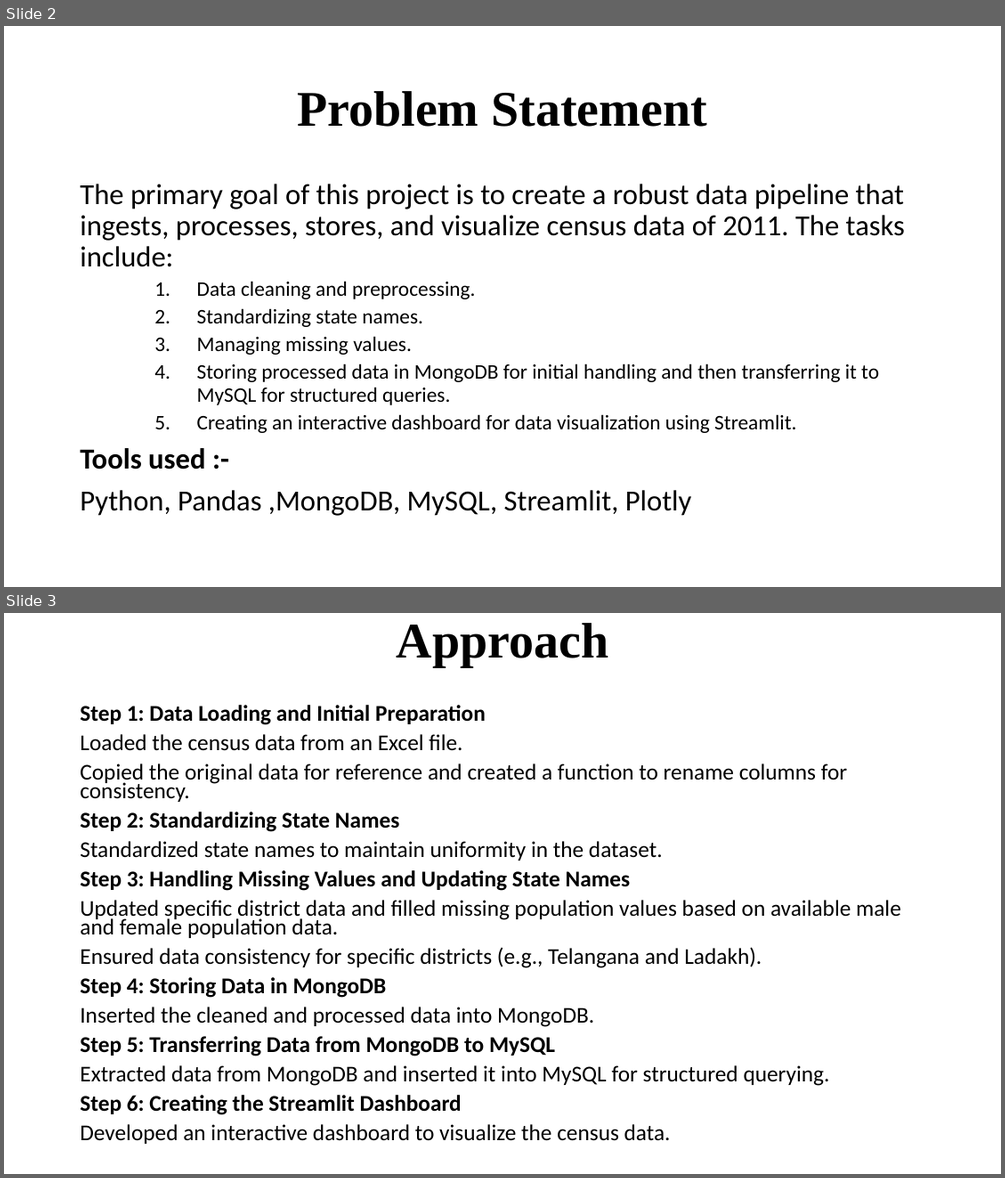
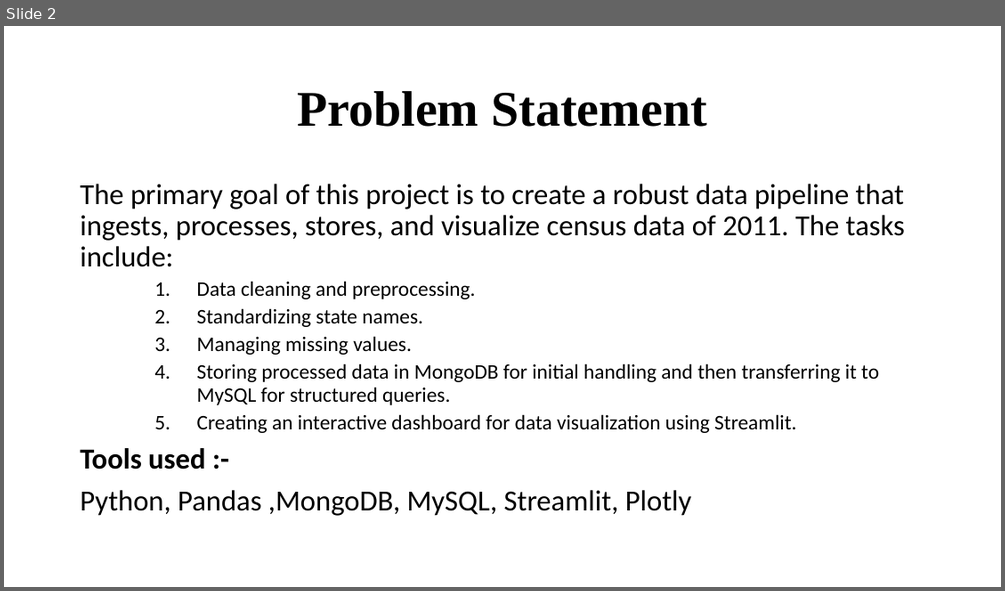
Before and after one commit to DeviEngineer2007/Census2011, a slide deck: Census Data Engineering Project_final.pptx. Shown one above the other, each under a label of ours: slides 2 and 3 before the commit, slide 2 after it. The pictures are 1005x1178 and 1005x591 pixels, drawn with LibreOffice and Linux fonts; fonts in the diff are those of the drawing. Boxes give left, top, right and bottom in pixels: in the first picture for what was removed or moved away, otherwise in the second. Text is boxed around its words. In the diff, an @@ line names an element or a change of style, - is before the commit and + after.

Commit message:
Census Data Pipelline PPT for presentation

```diff
--- a/Census Data Engineering Project_final.pptx
+++ b/Census Data Engineering Project_final.pptx
@@ slide 3 removed at box(4, 613, 1001, 1174), background #FFFFFF @@
@@ title removed at box(396, 623, 608, 666) @@
-Approach
@@ text removed at box(80, 705, 901, 1143) @@
-Step 1: Data Loading and Initial Preparation
-Loaded the census data from an Excel file.
-Copied the original data for reference and created a function to rename columns for consistency.
-Step 2: Standardizing State Names
-Standardized state names to maintain uniformity in the dataset.
-Step 3: Handling Missing Values and Updating State Names
-Updated specific district data and filled missing population values based on available male and female population data.
-Ensured data consistency for specific districts (e.g., Telangana and Ladakh).
-Step 4: Storing Data in MongoDB
-Inserted the cleaned and processed data into MongoDB.
-Step 5: Transferring Data from MongoDB to MySQL
-Extracted data from MongoDB and inserted it into MySQL for structured querying.
-Step 6: Creating the Streamlit Dashboard
-Developed an interactive dashboard to visualize the census data.
```
Also in this commit, not shown: 5 slides changed, 15 slides added, 2 other slides removed.
